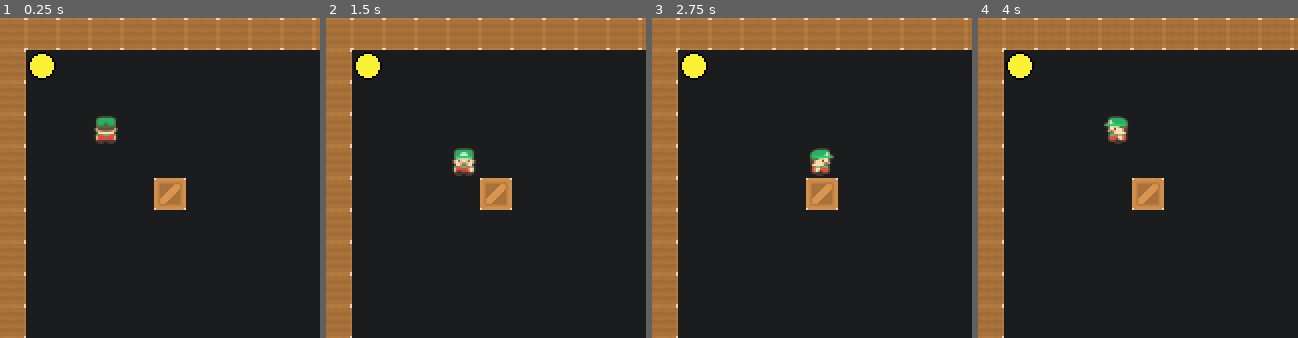
Above: before the commit, frames 1-4 (left to right).
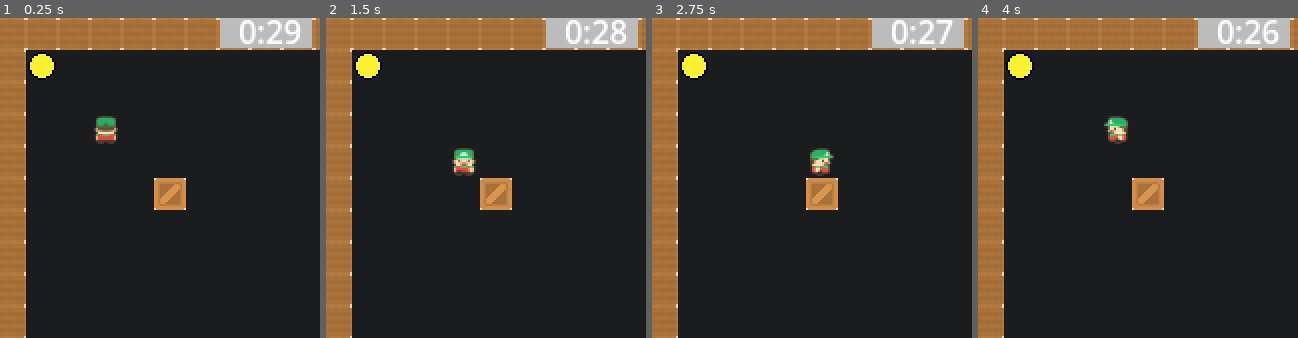
Above: after the commit, the same moments.

Repository: ParryTotato/1BitJam2025
Game: Godot game, scene res://Scenes/main.tscn
Same seed, same stepped clock (60 frames per second), same inputs: the game is played once before the commit and once after it.
Inputs:
- Up to frame 1 (0.25 s): no input
- Up to frame 2 (1.5 s): tap Enter at 0.5 s; hold Right (ui_right) 0.53-1.28 s; hold Down (ui_down) from 1.28 s (still down)
- Up to frame 3 (2.75 s): tap Space at 2 s; release Down (ui_down) at 2.03 s; hold Right (ui_right) from 2.03 s (still down)
- Up to frame 4 (4 s): tap Enter at 2.75 s; release Right (ui_right) at 2.78 s; hold Up (ui_up) 2.78-3.53 s; tap Space at 3.5 s; hold Left (ui_left) from 3.53 s (still down)
The pictures show only the part of the screen within x 1-51%, y 0-50%; the shares and areas given below are measured in that part.
In our replay, the window is 640x640 before the commit and 560x560 after it. These sizes can differ from the game's own. Grey fills any space a smaller window leaves; there, only what the larger window draws over its background counts as a difference.

The runs differ from the first frame. In frame 1, 2.7% of the frame differs, in the area x 68-98%, y 0-10%; in frame 2, 2.7%; in frame 3, 2.7%; in frame 4, 2.7%.

Commit message:
working timer

Diff:
--- /dev/null
+++ b/Scenes/Main.gd
@@ -0,0 +1,6 @@
+extends Node2D
+
+@onready var timer := $Timer
+
+func _ready():
+	timer.start_timer()
--- a/Scenes/Player/player.gd
+++ b/Scenes/Player/player.gd
@@ -35,6 +35,7 @@
 		var query = PhysicsRayQueryParameters2D.create(position, new_target, collision_mask, [self])
 		var result = space_state.intersect_ray(query)
 
+		_play_move_animation(input_dir)
 		# No collision, move normally
 		if not result:
 			target_position = new_target
@@ -42,7 +43,6 @@
 			var tween = create_tween()
 			tween.tween_property(self, "position", target_position, move_speed)
 			tween.finished.connect(_on_move_complete)
-			_play_move_animation(input_dir)
 		# Collision, push time
 		elif result.collider.has_method("push"):
 			var push_direction = input_dir
--- a/Scenes/main.tscn
+++ b/Scenes/main.tscn
@@ -1,5 +1,7 @@
-[gd_scene load_steps=24 format=4 uid="uid://bh8cpqp8e8p50"]
+[gd_scene load_steps=26 format=4 uid="uid://bh8cpqp8e8p50"]
 
+[ext_resource type="Script" uid="uid://ygatswydbo4o" path="res://Scenes/Main.gd" id="1_fevyy"]
+[ext_resource type="Script" uid="uid://bi60grvgkf1q3" path="res://Scenes/timer.gd" id="2_b3802"]
 [ext_resource type="Texture2D" uid="uid://bvanp8jmbq3hy" path="res://Assets/block_07.png" id="2_k12tt"]
 [ext_resource type="Script" uid="uid://br67kajt5a2t3" path="res://Scenes/Player/player.gd" id="3_h1bgf"]
 [ext_resource type="Texture2D" uid="uid://die41uayksdc5" path="res://Assets/Player/player_05.png" id="4_b3802"]
@@ -96,6 +98,7 @@
 radius = 7.0
 
 [node name="Main" type="Node2D"]
+script = ExtResource("1_fevyy")
 
 [node name="Background" type="ColorRect" parent="."]
 offset_right = 274.0
@@ -107,6 +110,33 @@
 use_parent_material = true
 tile_map_data = PackedByteArray("AAAAAAAAAAAAAAAAAAAAAAEAAAAAAAAAAAAAAAIAAAAAAAAAAAAAAAMAAAAAAAAAAAAAAAQAAAAAAAAAAAAAAA …(944 unchanged characters)…
 tile_set = SubResource("TileSet_b3802")
+
+[node name="Timer" type="CanvasLayer" parent="."]
+script = ExtResource("2_b3802")
+
+[node name="ColorRect" type="ColorRect" parent="Timer"]
+anchors_preset = -1
+anchor_left = -0.025
+anchor_right = 0.025
+offset_left = 120.0
+offset_right = 152.0
+offset_bottom = 15.0
+color = Color(0.737255, 0.737255, 0.737255, 1)
+metadata/_edit_use_anchors_ = true
+
+[node name="Label" type="Label" parent="Timer"]
+anchors_preset = -1
+anchor_left = 0.5
+anchor_top = -0.0321429
+anchor_right = 0.5
+anchor_bottom = -0.0321429
+offset_left = -20.0
+offset_top = 4.0
+offset_right = 12.0
+offset_bottom = 27.0
+grow_horizontal = 2
+text = "0:30"
+metadata/_edit_use_anchors_ = true
 
 [node name="Player" type="CharacterBody2D" parent="."]
 position = Vector2(56, 56)
--- /dev/null
+++ b/Scenes/timer.gd
@@ -0,0 +1,34 @@
+extends CanvasLayer
+
+@export var initial_time: float = 30.0
+
+var time_left: float = initial_time
+var timer_active := false
+
+@onready var timer_label := $Label
+
+func _ready():
+	update_display()
+
+func _process(delta):
+	if timer_active and time_left > 0:
+		time_left -= delta
+		update_display()
+		if time_left <= 0:
+			timer_ended()
+
+func update_display():
+	var minutes: float = floor(time_left / 60)
+	var seconds: float = floor(fmod(time_left, 60))
+	timer_label.text = "%2d:%02d" % [minutes, seconds]
+
+func start_timer():
+	timer_active = true
+
+func pause_timer():
+	timer_active = false
+
+func timer_ended():
+	timer_active = false
+	timer_label.text = "0:00"
+	#TODO: Add game over logic
--- a/project.godot
+++ b/project.godot
@@ -17,8 +17,8 @@
 
 [display]
 
-window/size/viewport_width=320
-window/size/viewport_height=320
+window/size/viewport_width=280
+window/size/viewport_height=280
 window/stretch/mode="viewport"
 window/stretch/aspect="expand"
 
Not shown, added: Scenes/Main.gd.uid
Not shown, added: Scenes/timer.gd.uid
